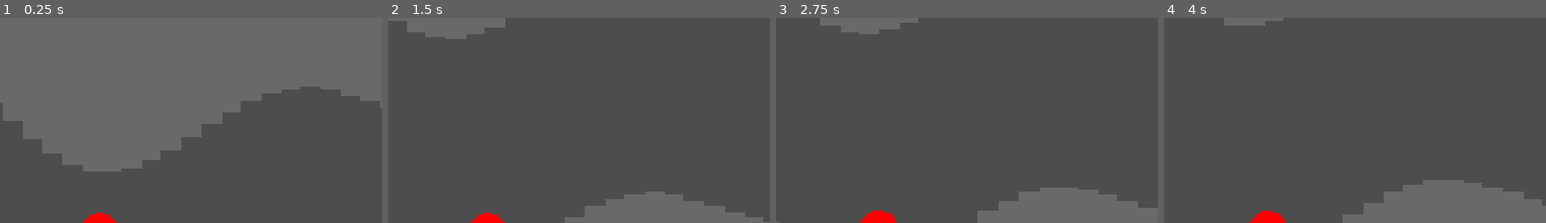
Above: before the commit, frames 1-4 (left to right).
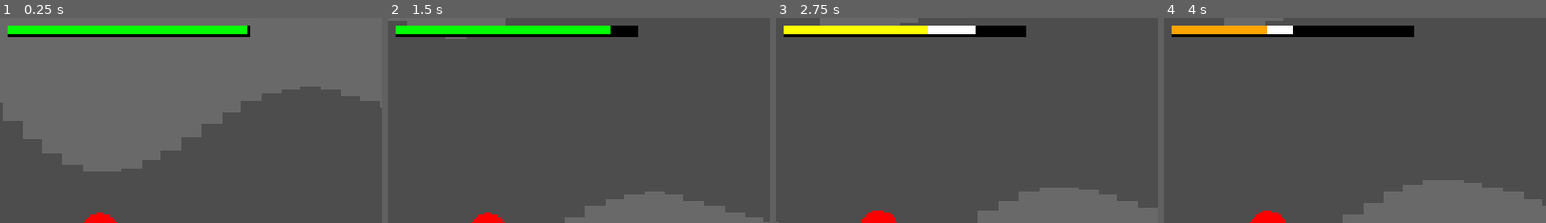
Above: after the commit, the same moments.

Repository: harrisonlee/xarnox-godot
Game: Godot game, scene res://main.tscn
Same seed, same stepped clock (60 frames per second), same inputs: the game is played once before the commit and once after it.
Inputs:
- Up to frame 1 (0.25 s): no input
- Up to frame 2 (1.5 s): no input
- Up to frame 3 (2.75 s): no input
- Up to frame 4 (4 s): no input
The pictures show only the part of the screen within x 0-50%, y 0-50%; the shares and areas given below are measured in that part.

The runs differ from the first frame. In frame 1, 3.5% of the frame differs, in the area x 2-66%, y 3-10%; in frame 2, 3.5%; in frame 3, 3.5%; in frame 4, 3.5%.

Commit message:
Adds player health bar.

Diff:
--- /dev/null
+++ b/health_bar.gd
@@ -0,0 +1,59 @@
+extends ProgressBar
+
+const TRANSITION_SPEED: float = 100.0
+const COLOR_HEALTHY: Color = Color.GREEN
+const COLOR_SLIGHTLY_DAMAGED: Color = Color.YELLOW
+const COLOR_HEAVILY_DAMAGED: Color = Color.ORANGE
+const COLOR_NEAR_DEATH: Color = Color.RED
+
+@onready var damage_bar = $DamageBar
+@onready var timer = $Timer
+
+var health: float = 0.0 : set = _set_health
+var is_transitioning: bool = false
+
+
+func init_health(_health: float):
+	health = _health
+	value = health
+	max_value = health
+	damage_bar.value = health
+	damage_bar.max_value = health
+	_update_bar_color()
+
+
+func _set_health(new_health) -> void:
+	var previous_health = health
+	health = minf(max_value, new_health)
+	value = health
+	is_transitioning = false
+	_update_bar_color()
+
+	if health < previous_health:
+		timer.start()
+	else:
+		damage_bar.value = health
+
+
+func _update_bar_color() -> void:
+	var color: Color = Color.WHITE
+
+	if ratio > 0.75:	color = COLOR_HEALTHY
+	elif ratio > 0.5:	color = COLOR_SLIGHTLY_DAMAGED
+	elif ratio  > 0.25:	color = COLOR_HEAVILY_DAMAGED
+	else:				color = COLOR_NEAR_DEATH
+
+	get("theme_override_styles/fill").bg_color = color
+
+
+# Called every frame. 'delta' is the elapsed time since the previous frame.
+func _process(delta: float) -> void:
+	if !is_transitioning: return
+	damage_bar.value = maxf(damage_bar.value - TRANSITION_SPEED * delta, health)
+
+	if damage_bar.value == health:
+		is_transitioning = false
+
+
+func _on_timer_timeout() -> void:
+	is_transitioning = true
--- /dev/null
+++ b/health_bar.tscn
@@ -0,0 +1,47 @@
+[gd_scene load_steps=6 format=3 uid="uid://cqrurgos16kch"]
+
+[ext_resource type="Script" uid="uid://bv5didc5hu3t" path="res://health_bar.gd" id="1_m7ell"]
+
+[sub_resource type="StyleBoxEmpty" id="StyleBoxEmpty_7igj3"]
+
+[sub_resource type="StyleBoxFlat" id="StyleBoxFlat_m7ell"]
+bg_color = Color(0.0336456, 0.861328, 0.453953, 1)
+
+[sub_resource type="StyleBoxFlat" id="StyleBoxFlat_kdjhy"]
+bg_color = Color(0, 0, 0, 1)
+expand_margin_left = 4.0
+expand_margin_top = 4.0
+expand_margin_right = 4.0
+expand_margin_bottom = 4.0
+
+[sub_resource type="StyleBoxFlat" id="StyleBoxFlat_srckl"]
+bg_color = Color(1, 1, 1, 1)
+
+[node name="HealthBar" type="ProgressBar"]
+offset_right = 600.0
+offset_bottom = 20.0
+theme_override_styles/background = SubResource("StyleBoxEmpty_7igj3")
+theme_override_styles/fill = SubResource("StyleBoxFlat_m7ell")
+value = 60.0
+show_percentage = false
+script = ExtResource("1_m7ell")
+metadata/_edit_group_ = true
+
+[node name="DamageBar" type="ProgressBar" parent="."]
+z_index = -1
+layout_mode = 1
+anchors_preset = 15
+anchor_right = 1.0
+anchor_bottom = 1.0
+grow_horizontal = 2
+grow_vertical = 2
+theme_override_styles/background = SubResource("StyleBoxFlat_kdjhy")
+theme_override_styles/fill = SubResource("StyleBoxFlat_srckl")
+value = 80.0
+show_percentage = false
+
+[node name="Timer" type="Timer" parent="."]
+wait_time = 0.4
+one_shot = true
+
+[connection signal="timeout" from="Timer" to="." method="_on_timer_timeout"]
--- /dev/null
+++ b/hud.gd
@@ -0,0 +1,21 @@
+extends CanvasLayer
+
+@onready var player_health_bar = $PlayerHealthBar
+
+# Called when the node enters the scene tree for the first time.
+func _ready() -> void:
+	player_health_bar.init_health(100.0)
+
+
+func set_player_health(health: float) -> void:
+	player_health_bar.health = health
+
+
+func adjust_player_health(amount: float) -> void:
+	var current_health = player_health_bar.health
+	player_health_bar.health = current_health + amount
+
+
+# Called every frame. 'delta' is the elapsed time since the previous frame.
+func _process(delta: float) -> void:
+	pass
--- /dev/null
+++ b/hud.tscn
@@ -0,0 +1,13 @@
+[gd_scene load_steps=3 format=3 uid="uid://cgvkfmwt00dva"]
+
+[ext_resource type="Script" uid="uid://cscewu50ih6bs" path="res://hud.gd" id="1_37p78"]
+[ext_resource type="PackedScene" uid="uid://cqrurgos16kch" path="res://health_bar.tscn" id="2_64ctp"]
+
+[node name="HUD" type="CanvasLayer"]
+script = ExtResource("1_37p78")
+
+[node name="PlayerHealthBar" parent="." instance=ExtResource("2_64ctp")]
+offset_left = 20.0
+offset_top = 20.0
+offset_right = 620.0
+offset_bottom = 40.0
--- a/main.gd
+++ b/main.gd
@@ -2,6 +2,8 @@
 
 var current_viewport_rect: Rect2 = Rect2()
 var tunnel_y_origin: float = 0.0
+
+@onready var hud = $HUD
 
 # Called when the node enters the scene tree for the first time.
 func _ready() -> void:
@@ -12,6 +14,7 @@
 	$TunnelGenerator.generate_tunnel(current_viewport_rect, tunnel_y_origin)
 
 
+
 # Called every frame. 'delta' is the elapsed time since the previous frame.
 func _process(_delta: float) -> void:
 	$TunnelGenerator.generate_tunnel($PlayerCamera.get_visible_rect(), tunnel_y_origin)
@@ -19,3 +22,8 @@
 
 func _on_player_hit() -> void:
 	$PlayerCamera.shake()
+	hud.adjust_player_health(-10)
+
+	if $HUD/PlayerHealthBar.value <= 0.0:
+		$Player.hide()
+		$Player.set_physics_process(false)
--- a/main.tscn
+++ b/main.tscn
@@ -1,9 +1,10 @@
-[gd_scene load_steps=5 format=3 uid="uid://0u6fmju7cdqb"]
+[gd_scene load_steps=6 format=3 uid="uid://0u6fmju7cdqb"]
 
 [ext_resource type="Script" uid="uid://m7lv6p2uy0y" path="res://main.gd" id="1_0xm2m"]
 [ext_resource type="PackedScene" uid="uid://dencfc13x3u82" path="res://tunnel_generator.tscn" id="2_1bvp3"]
 [ext_resource type="PackedScene" uid="uid://tusuer5i4roh" path="res://player.tscn" id="2_h2yge"]
 [ext_resource type="PackedScene" uid="uid://bld7wxadxirfb" path="res://player_camera.tscn" id="4_1bvp3"]
+[ext_resource type="PackedScene" uid="uid://cgvkfmwt00dva" path="res://hud.tscn" id="5_lquwl"]
 
 [node name="Main" type="Node"]
 script = ExtResource("1_0xm2m")
@@ -18,4 +19,6 @@
 [node name="PlayerCamera" parent="." node_paths=PackedStringArray("player") instance=ExtResource("4_1bvp3")]
 player = NodePath("../Player")
 
+[node name="HUD" parent="." instance=ExtResource("5_lquwl")]
+
 [connection signal="hit" from="Player" to="." method="_on_player_hit"]
Not shown, added: health_bar.gd.uid
Not shown, added: hud.gd.uid
